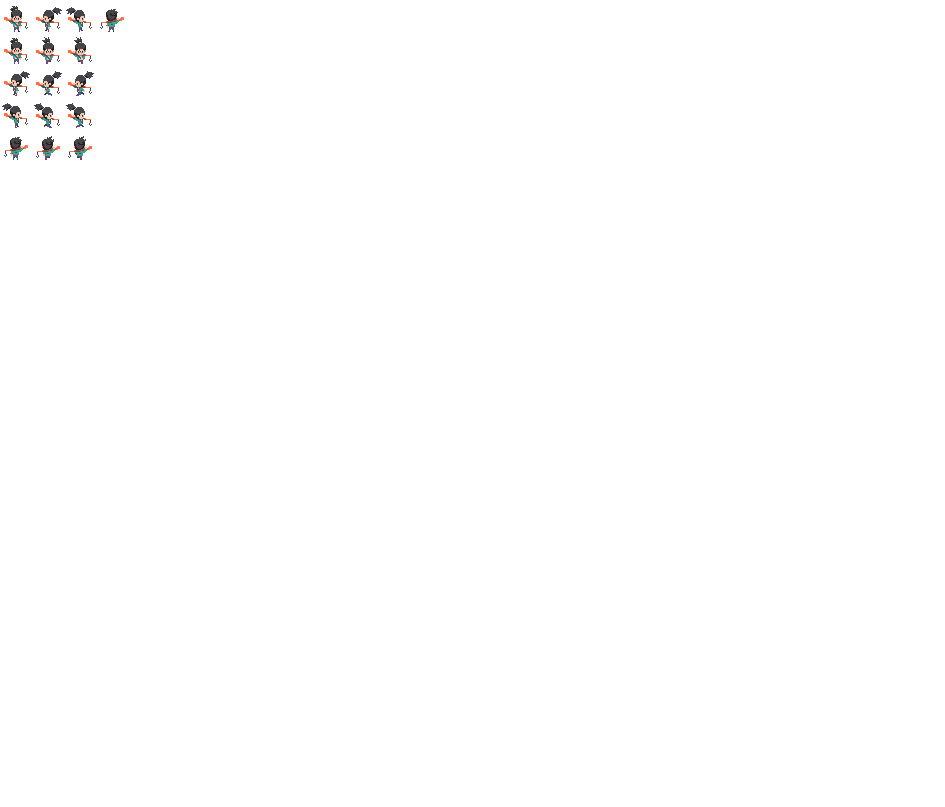
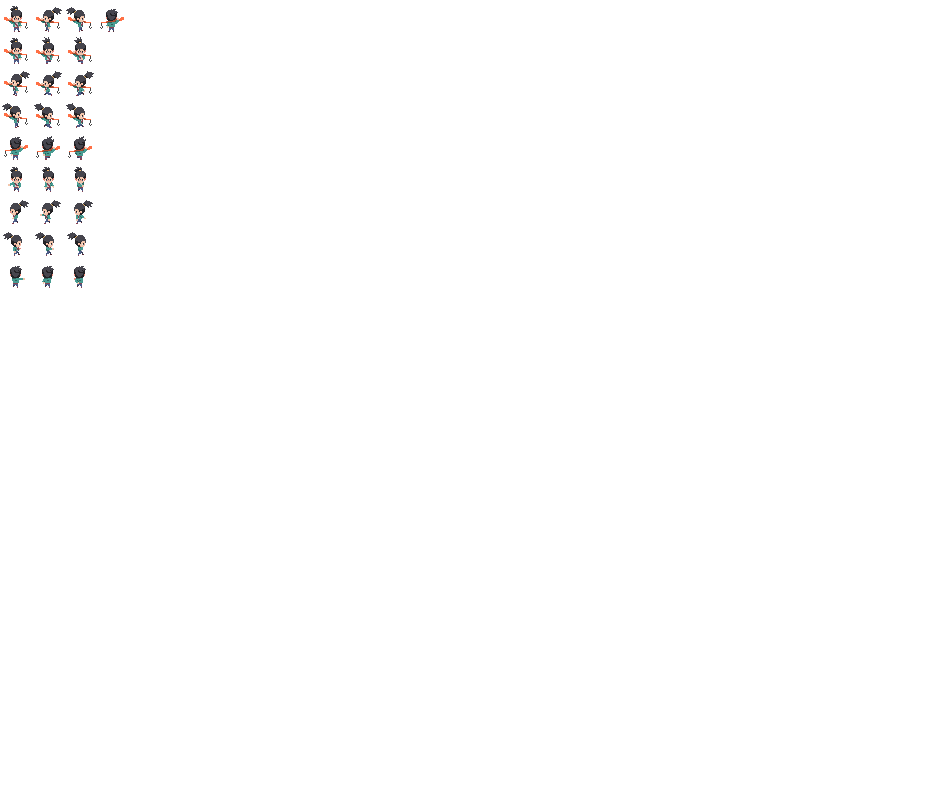
Two versions of the same layered image (945x807). Layer-by-layer changes:
painted on "Layer 14" over <box>3,167,93,288</box>
